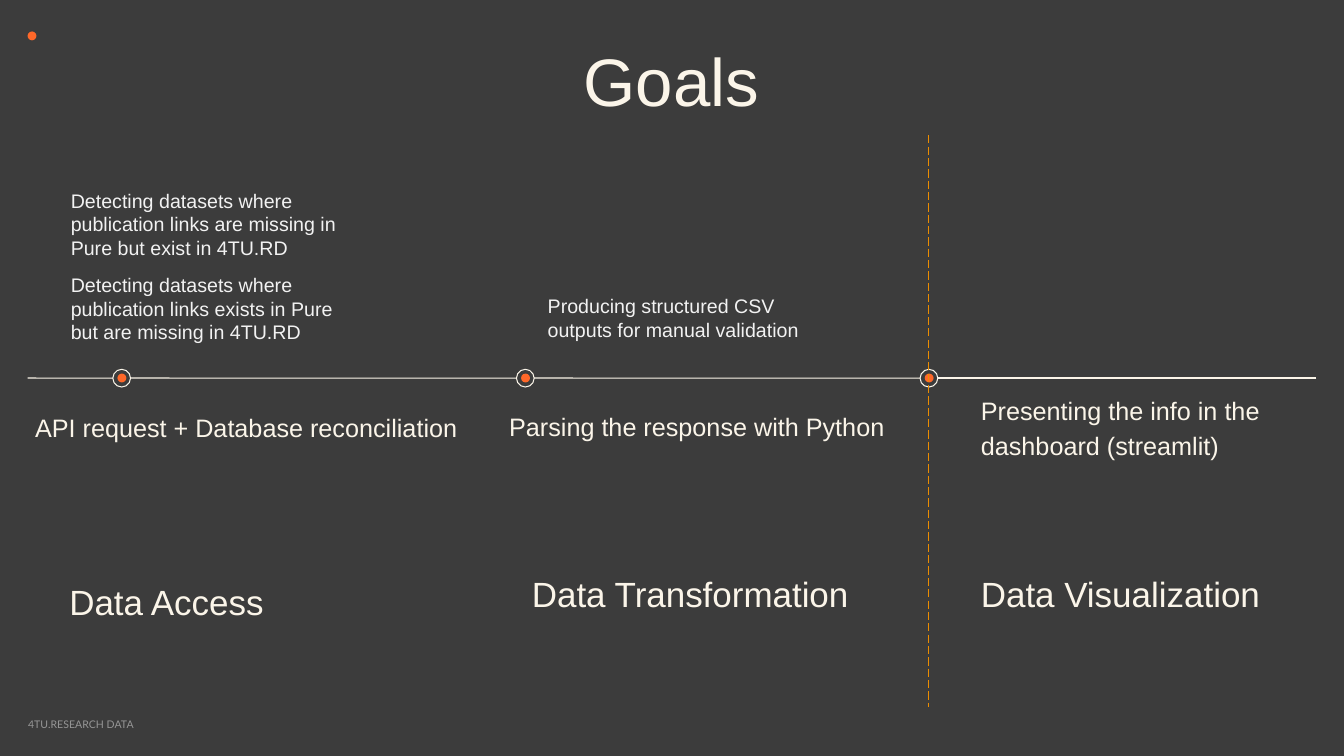
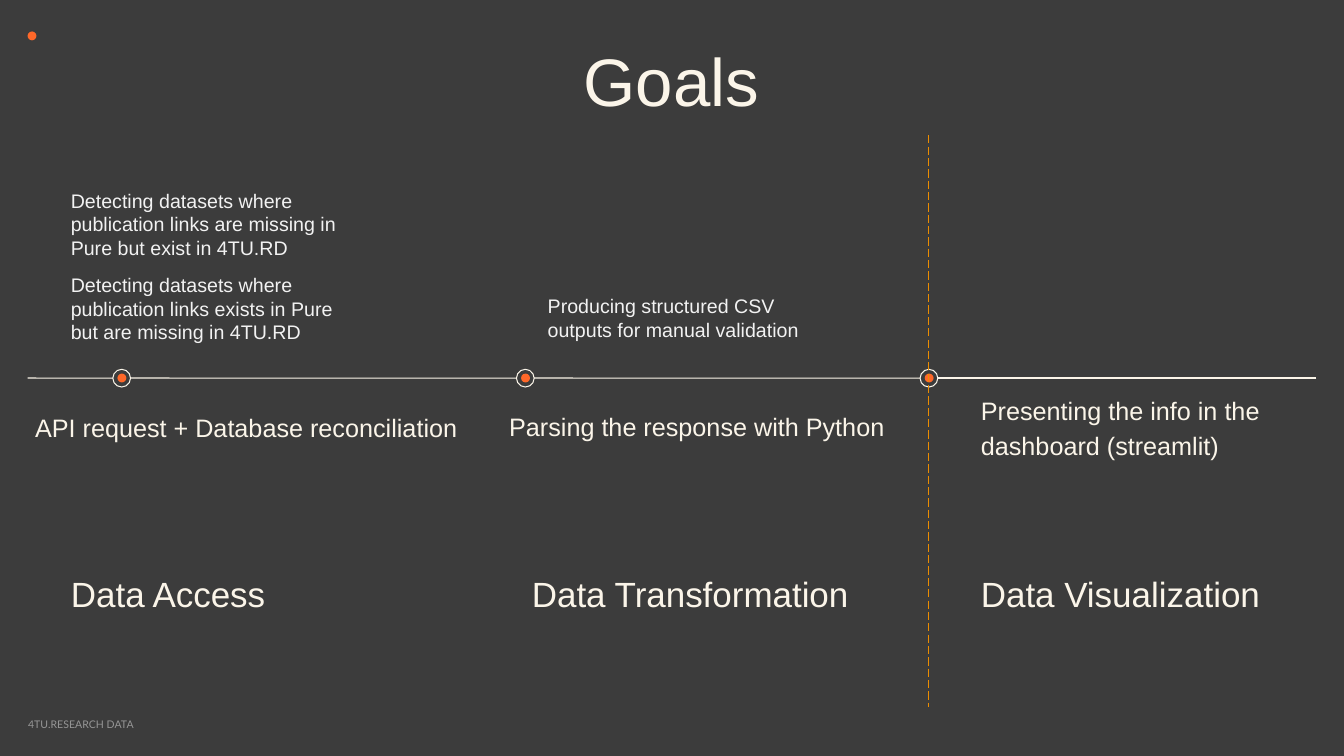
Before and after one commit to 4TUResearchData-Carpentries/API_use_case_PURE_4TU_sync, a slide deck: slide 2 of Lesson_development/Presentations/Workshop_API_sync_PURE_WUR.pptx. Drawn at 1344x756 pixels with LibreOffice and Linux fonts; fonts in the diff are those of the drawing. Boxes give left, top, right and bottom in pixels: in the first picture for what was removed or moved away, otherwise in the second. Text is boxed around its words. In the diff, an @@ line names an element or a change of style, - is before the commit and + after.

```diff
--- a/Lesson_development/Presentations/Workshop_API_sync_PURE_WUR.pptx
+++ b/Lesson_development/Presentations/Workshop_API_sync_PURE_WUR.pptx
@@ text "Data Access": place and size @@
-text "Data Access" at box(69, 591, 264, 616)
+text "Data Access" at box(71, 583, 266, 608)
```
Also in this commit, not shown: 1 other slide changed, 3 other files.
